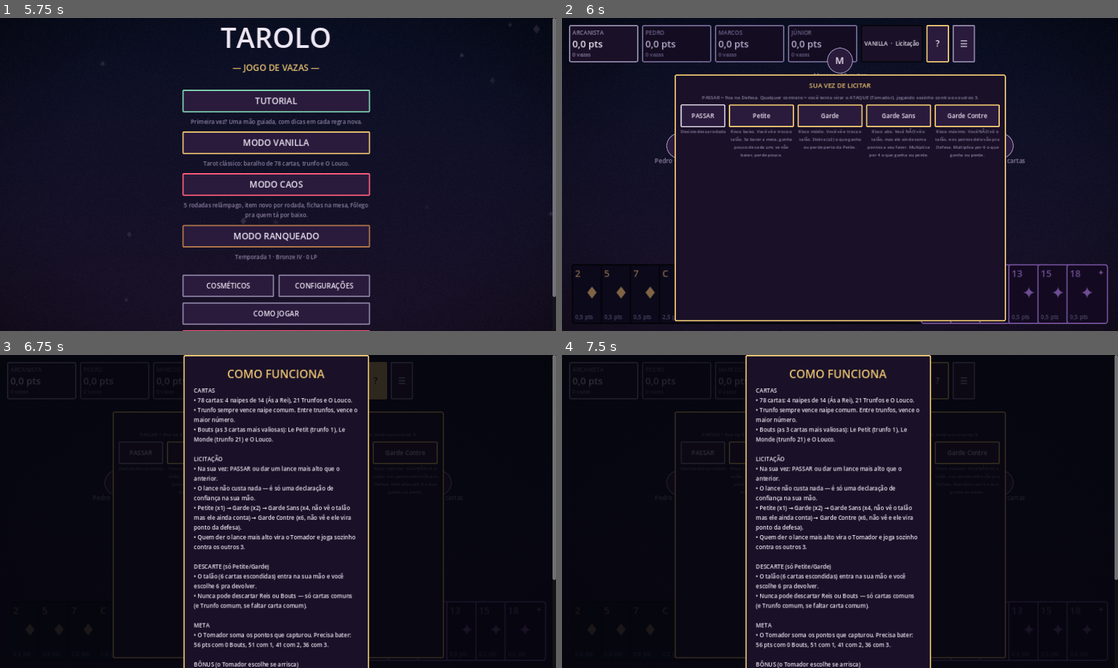
Above: before the commit, frames 1-4 (two rows, left to right).
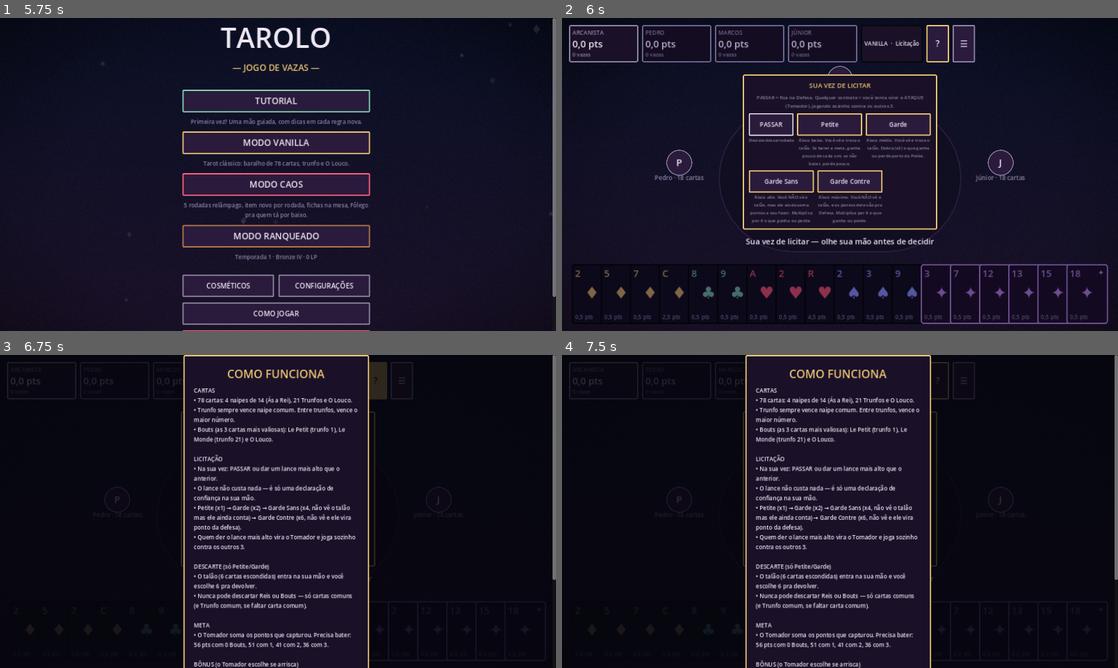
Above: after the commit, the same moments.

Repository: bluumcc/tarolo
Game: Godot game, scene res://scenes/MainMenu.tscn
Same seed, same stepped clock (60 frames per second), same inputs: the game is played once before the commit and once after it.
Inputs:
- Up to frame 1 (5.75 s): click "MODO CAOS" at 0.5 s; click "COMO JOGAR" at 1.25 s; click "COMO JOGAR" at 2 s; click "MODO VANILLA" at 2.75 s; click "MODO RANQUEADO" at 3.5 s; click "COSMÉTICOS" at 4.25 s; click "FECHAR" at 5 s
- Up to frame 2 (6 s): click "MODO VANILLA" at 5.75 s
- Up to frame 3 (6.75 s): click "?" at 6.5 s
- Up to frame 4 (7.5 s): click "☰" at 7.25 s

Frame 1 is identical in both runs. In frame 2, 8.7% of the frame differs, in the area x 16-84%, y 9-97%; in frame 3, 1.1%; in frame 4, 1.1%.

Commit message:
Conserta layout mobile: mão cortando na lateral, licitação fora da tela, avatar do topo colado
A mão de cartas (Vanilla e Caos) nunca cabia numa tela de celular — 8 ou até
18 cartas de 96px de largura sempre estouravam os ~700px úteis de um
retrato, cortando as últimas cartas fora da tela. O cálculo de espaçamento
negativo existia mas rodava cedo demais (call_deferred de 1 frame, antes do
container ter o tamanho final), então nunca aplicava de verdade. Trocado
por escutar o sinal `resized` do próprio contêiner da mão, que só dispara
quando o tamanho real está pronto — e adicionado um encolhimento leve da
mão inteira como último recurso pra mãos muito grandes (18 cartas), sempre
depois de esgotar a sobreposição em leque.

A tela de licitação (Vanilla) tinha 5 colunas de contrato numa única linha
fixa — em qualquer tela mais estreita que ~800px os botões de Garde Sans/
Garde Contre ficavam fora da área visível, sem como clicar. Virou uma
grade que quebra linha (HFlowContainer) em vez de uma fileira rígida.

O avatar do topo (assento 2), que eu já tinha corrigido no Caos mas nunca
replicado pro Vanilla, ganhou uma faixa reservada própria nos dois modos —
não cola mais em nada acima da mesa em nenhuma proporção de tela.

Por fim, a mesa (oval) tinha um teto de altura pensado pra desktop (460px)
que sobrava muito espaço morto vertical em celular, já que o retrato tem
bem mais altura que largura — subido pra 640px, a mesa ocupa esse espaço
em vez de deixar um vão vazio entre o HUD e a mão.

Também marca docs/ com .gdignore pro editor não tentar importar os PNGs
do build Web como se fossem assets do jogo.

Co-Authored-By: Claude Sonnet 5 <noreply@anthropic.com>
Claude-Session: https://claude.ai/code/session_011qPhSZ6VtyM6UvSSPJpf4k

Diff:
--- a/scripts/ui/chaos_scene.gd
+++ b/scripts/ui/chaos_scene.gd
@@ -187,6 +187,7 @@
 	hand_scroll.custom_minimum_size = Vector2(0, CardView.SIZE.y + 30)
 	hand_scroll.mouse_filter = Control.MOUSE_FILTER_IGNORE
 	root.add_child(hand_scroll)
+	hand_scroll.resized.connect(_layout_hand)  # tamanho real só fica pronto depois do 1º sort — nunca confiar em call_deferred sozinho
 	hand_container = HBoxContainer.new()
 	hand_container.name = "HandContainer"
 	hand_container.alignment = BoxContainer.ALIGNMENT_CENTER
@@ -222,7 +223,7 @@
 	var usable_h := maxf(area.y - TOP_RESERVE, 120.0)
 	var portrait := usable_h > area.x
 	var w := minf(area.x - 40.0, 560.0)
-	var h := minf(usable_h - 4.0, 460.0 if portrait else 340.0)
+	var h := minf(usable_h - 4.0, 640.0 if portrait else 340.0)
 	table_center.size = Vector2(maxf(w, 280.0), maxf(h, 180.0))
 	table_center.position = Vector2((area.x - table_center.size.x) / 2.0, TOP_RESERVE + (usable_h - table_center.size.y) / 2.0)
 	var anchors := [Vector2(0.5, 1.0), Vector2(0.0, 0.5), Vector2(0.5, 0.0), Vector2(1.0, 0.5)]
@@ -262,6 +263,9 @@
 	return table_center.size * (SEAT_SLOTS[player] as Vector2) - CardView.SIZE / 2.0
 
 
+## Encaixa a mão inteira na largura disponível, mesmo em celular: primeiro reduz o
+## espaçamento até as cartas se sobreporem (efeito "leque"); se ainda faltar espaço
+## (mãos grandes numa tela estreita), encolhe a mão inteira de leve — nunca corta carta.
 func _layout_hand() -> void:
 	if hand_container == null:
 		return
@@ -269,11 +273,25 @@
 	if n == 0:
 		return
 	var avail := (hand_container.get_parent() as Control).size.x - 8.0
-	var needed := n * CardView.SIZE.x
+	var card_w := CardView.SIZE.x
 	var sep := 6
-	if needed + (n - 1) * sep > avail:
-		sep = int(floor((avail - needed) / maxf(n - 1, 1)))
+	var scale := 1.0
+	if n > 1:
+		var gaps := n - 1
+		var max_overlap := card_w * 0.62
+		var min_needed := n * card_w - gaps * max_overlap
+		if min_needed > avail:
+			scale = clampf(avail / min_needed, 0.4, 1.0)
+			sep = int(-max_overlap)
+		else:
+			var natural := float(n * card_w)
+			if natural > avail:
+				sep = int(floor((avail - natural) / float(gaps)))
+	elif card_w > avail:
+		scale = clampf(avail / card_w, 0.4, 1.0)
 	hand_container.add_theme_constant_override("separation", sep)
+	hand_container.pivot_offset = Vector2(hand_container.size.x / 2.0, hand_container.size.y)
+	hand_container.scale = Vector2(scale, scale)
 
 
 func _rebuild_hand() -> void:
--- a/scripts/ui/game_scene.gd
+++ b/scripts/ui/game_scene.gd
@@ -10,6 +10,7 @@
 
 const CARD_SCENE := preload("res://scenes/Card.tscn")
 const SEAT_SLOTS := [Vector2(0.5, 0.74), Vector2(0.2, 0.5), Vector2(0.5, 0.26), Vector2(0.8, 0.5)]
+const TOP_RESERVE := 78.0  ## espaço fixo reservado pro avatar+nome do topo, nunca invadido pela mesa
 
 var engine := MatchEngine.new()
 var config: Dictionary = {}
@@ -140,7 +141,7 @@
 	# Mesa -------------------------------------------------------------
 	table_area = Control.new()
 	table_area.size_flags_vertical = Control.SIZE_EXPAND_FILL
-	table_area.custom_minimum_size = Vector2(0, 260)
+	table_area.custom_minimum_size = Vector2(0, 260 + TOP_RESERVE)
 	table_area.mouse_filter = Control.MOUSE_FILTER_IGNORE
 	root.add_child(table_area)
 
@@ -179,6 +180,7 @@
 	hand_scroll.custom_minimum_size = Vector2(0, CardView.SIZE.y + 30)
 	hand_scroll.mouse_filter = Control.MOUSE_FILTER_IGNORE
 	root.add_child(hand_scroll)
+	hand_scroll.resized.connect(_layout_hand)  # tamanho real só fica pronto depois do 1º sort — nunca confiar em call_deferred sozinho
 	hand_container = HBoxContainer.new()
 	hand_container.name = "HandContainer"
 	hand_container.alignment = BoxContainer.ALIGNMENT_CENTER
@@ -211,11 +213,12 @@
 	if table_area == null:
 		return
 	var area := table_area.size
-	var portrait := area.y > area.x
+	var usable_h := maxf(area.y - TOP_RESERVE, 120.0)
+	var portrait := usable_h > area.x
 	var w := minf(area.x - 40.0, 560.0)
-	var h := minf(area.y - 4.0, 460.0 if portrait else 340.0)
-	table_center.size = Vector2(maxf(w, 280.0), maxf(h, 200.0))
-	table_center.position = (area - table_center.size) / 2.0
+	var h := minf(usable_h - 4.0, 640.0 if portrait else 340.0)
+	table_center.size = Vector2(maxf(w, 280.0), maxf(h, 180.0))
+	table_center.position = Vector2((area.x - table_center.size.x) / 2.0, TOP_RESERVE + (usable_h - table_center.size.y) / 2.0)
 	var anchors := [Vector2(0.5, 1.0), Vector2(0.0, 0.5), Vector2(0.5, 0.0), Vector2(1.0, 0.5)]
 	var av_size := Vector2(60, 60)
 	for p in range(seat_labels.size()):
@@ -225,15 +228,21 @@
 		if p == 0:
 			l.visible = false
 			continue
+		if p == 2:
+			# Assento do topo tem uma faixa própria acima da mesa (TOP_RESERVE), fora do
+			# alcance de table_center — nunca mais disputa espaço com o que fica acima
+			# de table_area (barra de info/tutorial).
+			var cx := area.x / 2.0
+			avatar.position = Vector2(cx - av_size.x / 2.0, 0.0)
+			avatar.pivot_offset = av_size / 2.0
+			l.position = Vector2(cx - l.size.x / 2.0, av_size.y + 2.0)
+			continue
 		var a: Vector2 = anchors[p]
 		var pos := table_center.position + table_center.size * a
 		if p == 1:
 			pos.x = maxf(pos.x - 170.0, 0.0)
 		elif p == 3:
 			pos.x = minf(pos.x + 10.0, area.x - 160.0)
-		elif p == 2:
-			pos.x -= 80.0
-			pos.y = maxf(pos.y - 26.0, 0.0)
 		var av_pos := pos + Vector2(80.0 - av_size.x / 2.0, -av_size.y - 6.0)
 		avatar.position = av_pos
 		avatar.pivot_offset = av_size / 2.0
@@ -247,6 +256,9 @@
 	return table_center.size * (SEAT_SLOTS[player] as Vector2) - CardView.SIZE / 2.0
 
 
+## Encaixa a mão inteira na largura disponível, mesmo em celular: primeiro reduz o
+## espaçamento até as cartas se sobreporem (efeito "leque"); se ainda faltar espaço
+## (mãos grandes numa tela estreita), encolhe a mão inteira de leve — nunca corta carta.
 func _layout_hand() -> void:
 	if hand_container == null:
 		return
@@ -254,11 +266,25 @@
 	if n == 0:
 		return
 	var avail := (hand_container.get_parent() as Control).size.x - 8.0
-	var needed := n * CardView.SIZE.x
+	var card_w := CardView.SIZE.x
 	var sep := 6
-	if needed + (n - 1) * sep > avail:
-		sep = int(floor((avail - needed) / maxf(n - 1, 1)))
+	var scale := 1.0
+	if n > 1:
+		var gaps := n - 1
+		var max_overlap := card_w * 0.62
+		var min_needed := n * card_w - gaps * max_overlap
+		if min_needed > avail:
+			scale = clampf(avail / min_needed, 0.4, 1.0)
+			sep = int(-max_overlap)
+		else:
+			var natural := float(n * card_w)
+			if natural > avail:
+				sep = int(floor((avail - natural) / float(gaps)))
+	elif card_w > avail:
+		scale = clampf(avail / card_w, 0.4, 1.0)
 	hand_container.add_theme_constant_override("separation", sep)
+	hand_container.pivot_offset = Vector2(hand_container.size.x / 2.0, hand_container.size.y)
+	hand_container.scale = Vector2(scale, scale)
 
 
 func _rebuild_hand() -> void:
@@ -475,8 +501,9 @@
 	v.add_child(bid_sub)
 	if forced:
 		v.add_child(UIKit.label("Ninguém mais licitou — você é obrigado a assumir um contrato", 12, UIKit.DANGER, HORIZONTAL_ALIGNMENT_CENTER))
-	var row := HBoxContainer.new()
-	row.add_theme_constant_override("separation", 8)
+	var row := HFlowContainer.new()  # quebra linha em telas estreitas — 5 colunas não cabem num celular
+	row.add_theme_constant_override("h_separation", 8)
+	row.add_theme_constant_override("v_separation", 8)
 	v.add_child(row)
 	var first_btn: Button
 	if not forced:
Not shown, added: docs/.gdignore
